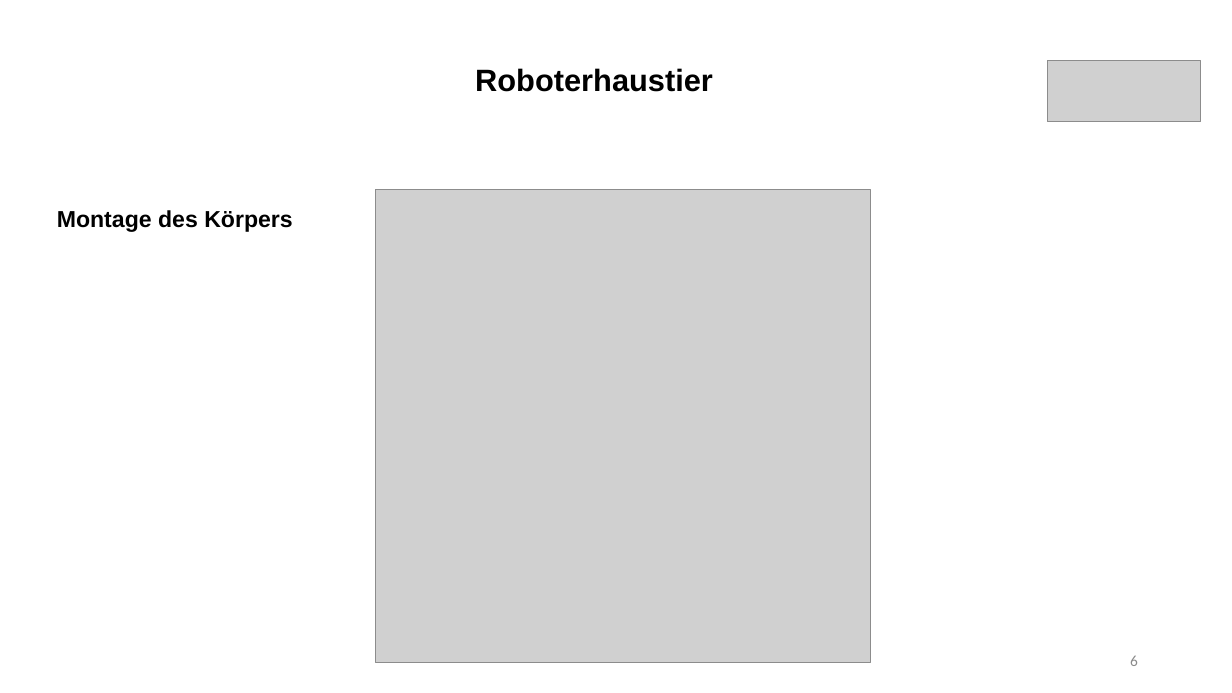
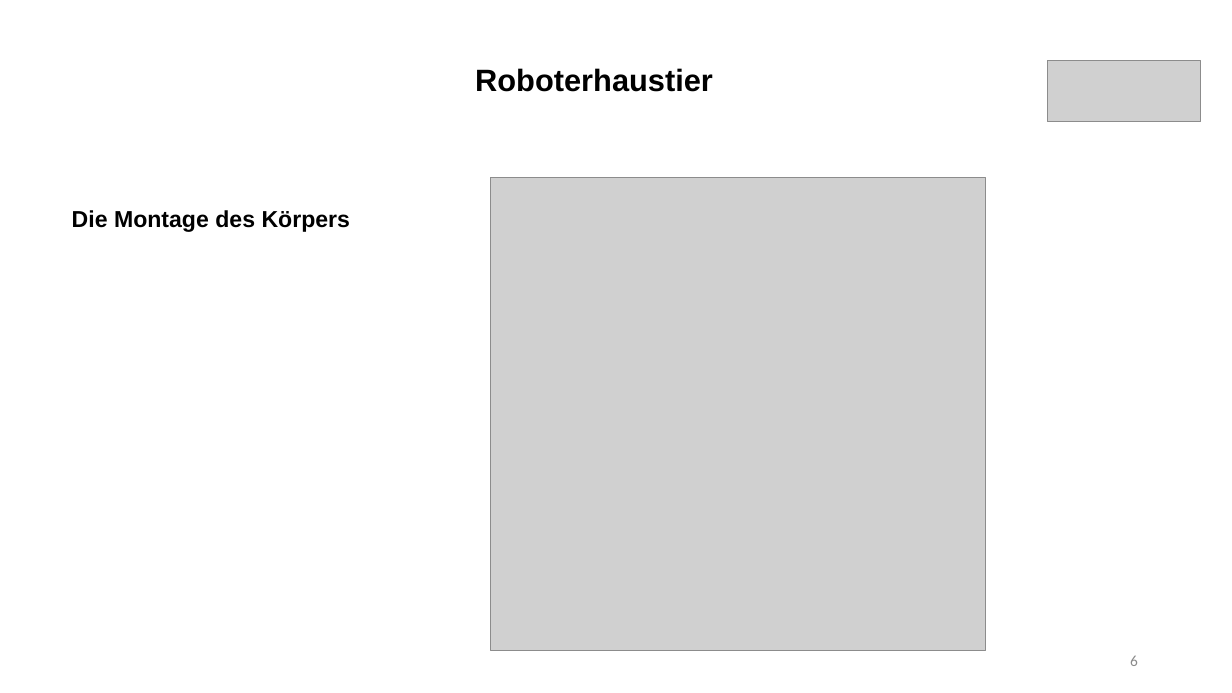
Before and after one commit to frankyhub/Egone, a slide deck: slide 6 of pdf/Roboterhaustier.pptx. Drawn at 1232x693 pixels with LibreOffice and Linux fonts; fonts in the diff are those of the drawing; grey boxes stand for pictures. Boxes give left, top, right and bottom in pixels: in the first picture for what was removed or moved away, otherwise in the second. Text is boxed around its words. In the diff, an @@ line names an element or a change of style, - is before the commit and + after.

```diff
--- a/pdf/Roboterhaustier.pptx
+++ b/pdf/Roboterhaustier.pptx
@@ picture moved from (x1=375, y1=189, x2=870, y2=663) to (x1=491, y1=177, x2=985, y2=651) @@
@@ text at (x1=72, y1=210, x2=350, y2=232): text changed @@
-Montage des Körpers
+Die Montage des Körpers
```
Also in this commit, not shown: 9 other slides changed, 1 other file.
